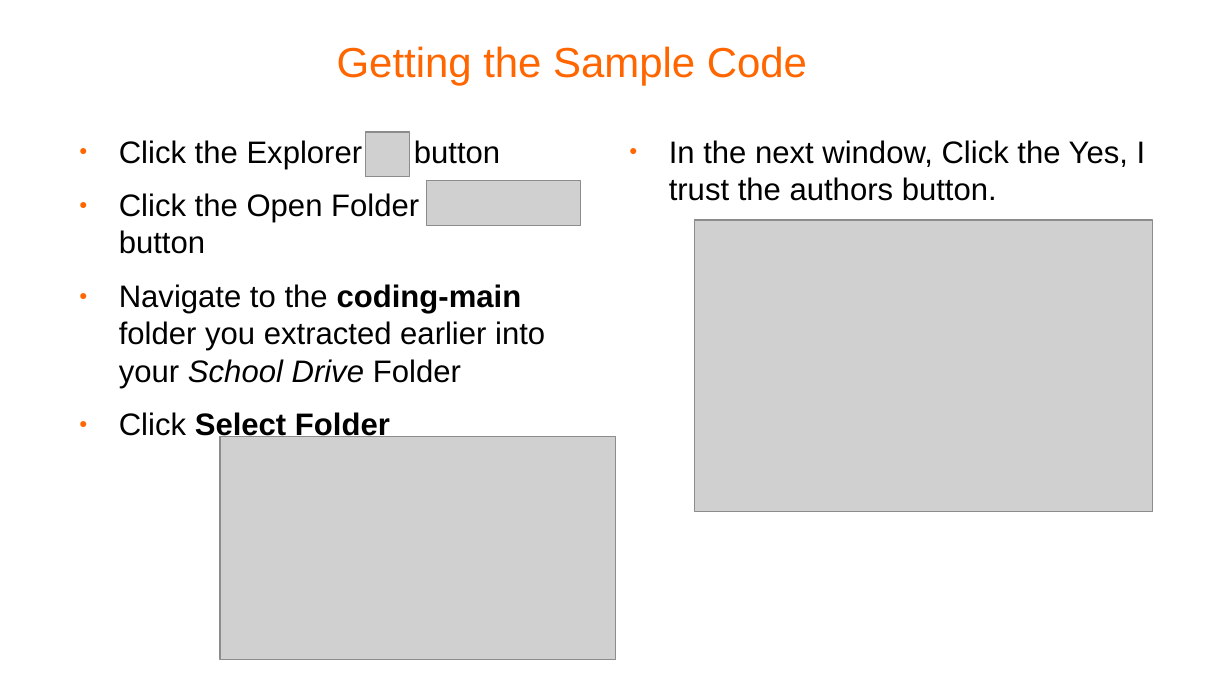
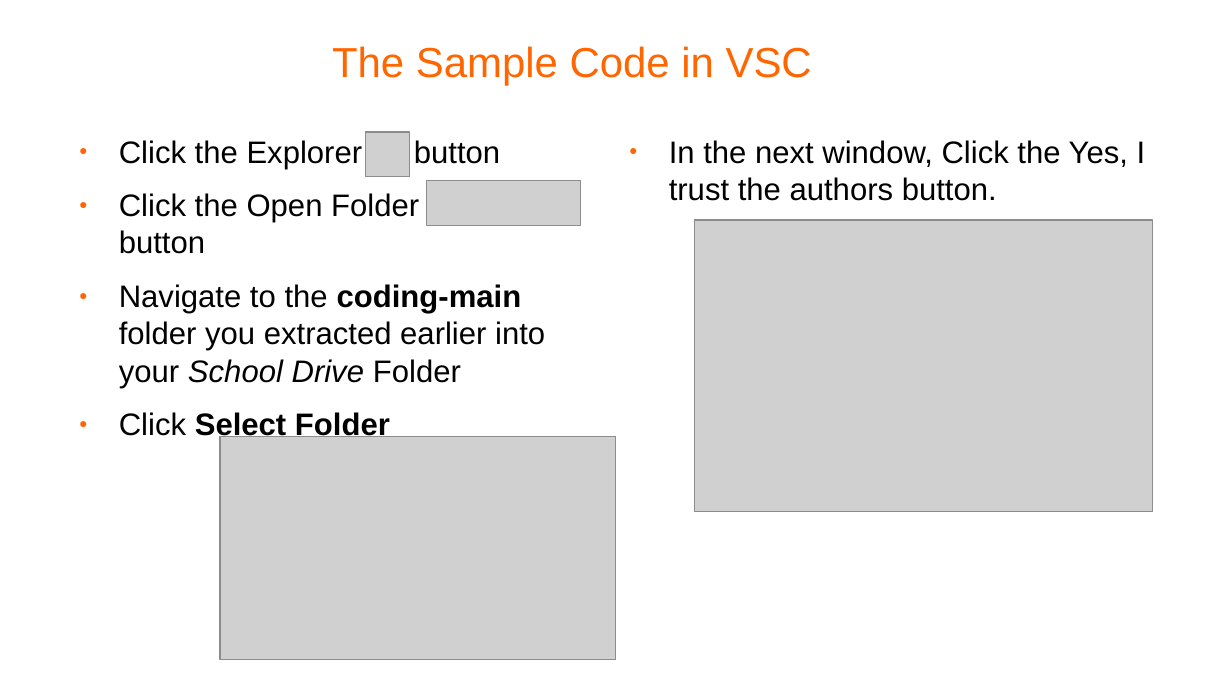
Before and after one commit to pellcorp/coding, a slide deck: slide 17 of docs/windows fundamentals.odp. Drawn at 1232x693 pixels with LibreOffice and Linux fonts; fonts in the diff are those of the drawing; grey boxes stand for pictures; background and template pictures are left out. Boxes give left, top, right and bottom in pixels: in the first picture for what was removed or moved away, otherwise in the second. Text is boxed around its words. In the diff, an @@ line names an element or a change of style, - is before the commit and + after.

```diff
--- a/docs/windows fundamentals.odp
+++ b/docs/windows fundamentals.odp
@@ title at (x1=332, y1=46, x2=812, y2=85): text changed @@
-Getting the Sample Code
+The Sample Code in VSC
```
Also in this commit, not shown: 2 other slides changed, 1 other file.
